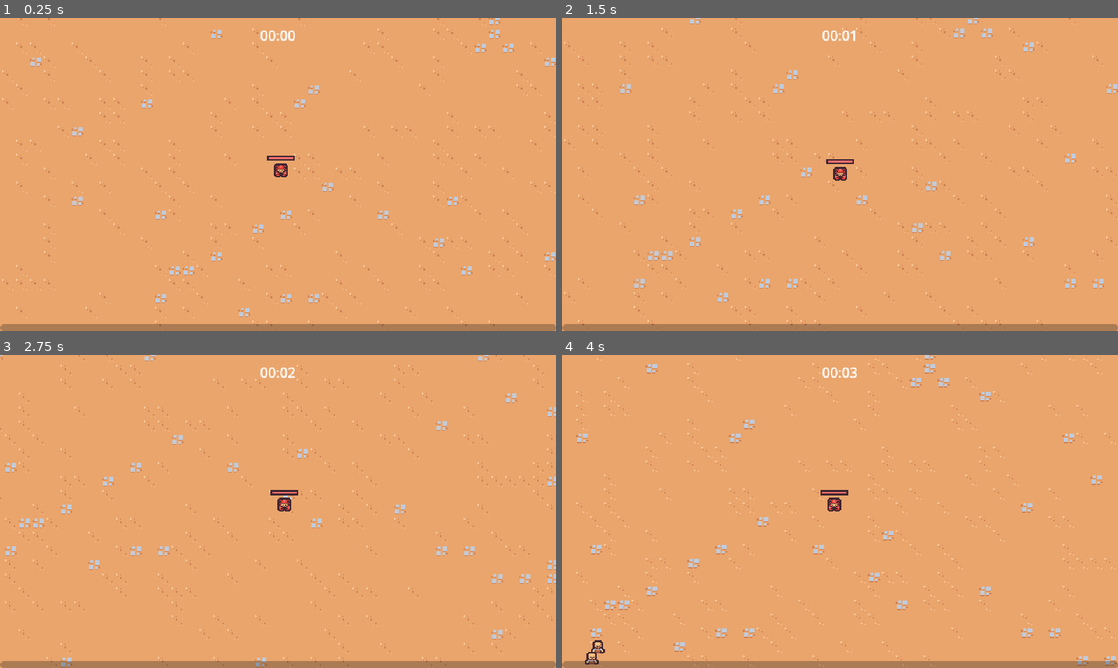
Above: before the commit, frames 1-4 (two rows, left to right).
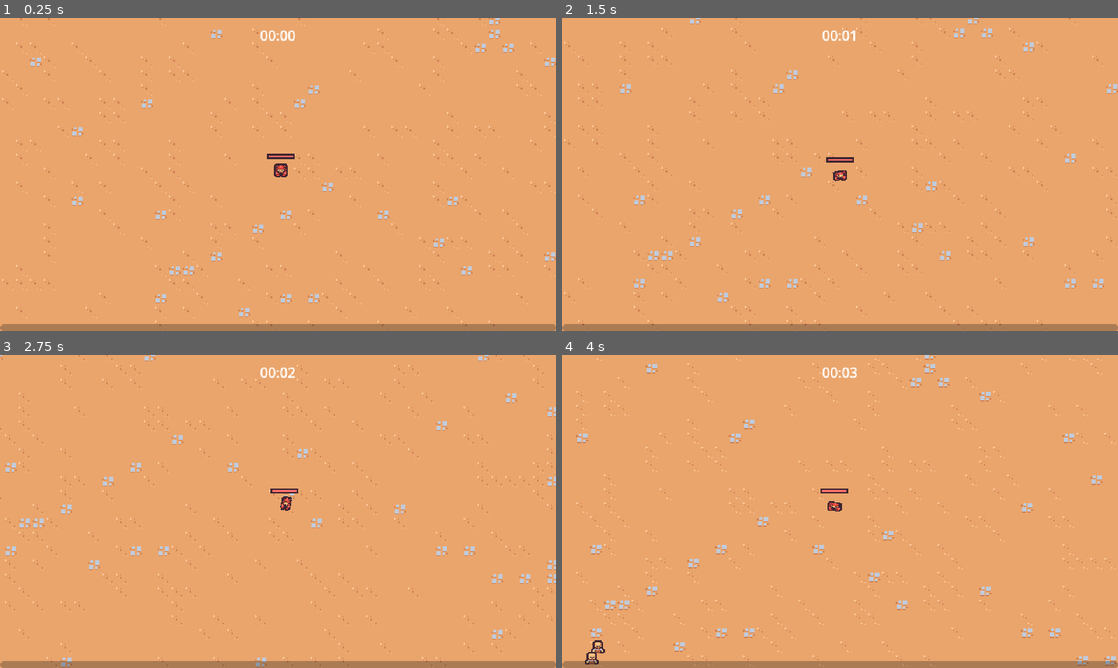
Above: after the commit, the same moments.

Repository: Dommss/2DSurvivorsCourse
Game: Godot game, scene res://scenes/main/main.tscn
Same seed, same stepped clock (60 frames per second), same inputs: the game is played once before the commit and once after it.
Inputs (mouse positions are in pixels of both pictures, inside the frame that each line leads up to):
- Up to frame 1 (0.25 s): no input
- Up to frame 2 (1.5 s): move the mouse to (962, 158) at 0.52 s; press the mouse at (962, 158) at 0.53 s; hold D (move_right) 0.53-1.28 s; move the mouse to (728, 190) at 1.27 s; release the mouse at (728, 190) at 1.28 s; hold S (move_down) from 1.28 s (still down); click (728, 190) at 1.35 s
- Up to frame 3 (2.75 s): move the mouse to (333, 442) at 2.02 s; release S (move_down) at 2.03 s; press the mouse at (333, 442) at 2.03 s; hold D (move_right) from 2.03 s (still down)
- Up to frame 4 (4 s): move the mouse to (812, 574) at 2.77 s; release D (move_right) at 2.78 s; release the mouse at (812, 574) at 2.78 s; hold W (move_up) 2.78-3.53 s; click (812, 574) at 2.85 s; move the mouse to (1006, 558) at 3.52 s; press the mouse at (1006, 558) at 3.53 s; hold A (move_left) from 3.53 s (still down)

The runs differ from the first frame. In frame 1, 0.1% of the frame differs, in the area x 48-53%, y 43-46%; in frame 2, 0.2%; in frame 3, 0.2%, in the area x 48-54%, y 42-50%; in frame 4, 0.2%.

Commit message:
player animation created

Diff:
--- a/scenes/game_object/player/player.gd
+++ b/scenes/game_object/player/player.gd
@@ -7,6 +7,8 @@
 @onready var health_component = $HealthComponent
 @onready var health_bar = $HealthBar
 @onready var abilities = $Abilities
+@onready var animation_player = $AnimationPlayer
+@onready var visuals = $Visuals
 
 var number_colliding_bodies = 0
 
@@ -26,6 +28,17 @@
 
 	velocity = velocity.lerp(target_velocity, 1 - exp(-delta * ACCELERATION_SMOOTHING))
 	move_and_slide()
+
+	if movement_vector.x != 0 || movement_vector.y != 0:
+		animation_player.play("walk")
+	else:
+		animation_player.play("RESET")
+
+	var move_sign = sign(movement_vector.x)
+	if move_sign == 0:
+		visuals.scale = Vector2.ONE
+	else:
+		visuals.scale = Vector2(move_sign, 1)
 
 func get_movement_vector():
 	var x_movement = Input.get_action_strength("move_right") - Input.get_action_strength("move_left")
--- a/scenes/game_object/player/player.tscn
+++ b/scenes/game_object/player/player.tscn
@@ -1,9 +1,95 @@
-[gd_scene load_steps=10 format=3 uid="uid://c2jkcj4oxsdw2"]
+[gd_scene load_steps=13 format=3 uid="uid://c2jkcj4oxsdw2"]
 
 [ext_resource type="Texture2D" uid="uid://bgfqfmjun7jj3" path="res://scenes/game_object/player/player.png" id="1_14a3t"]
 [ext_resource type="Script" path="res://scenes/game_object/player/player.gd" id="1_waq45"]
 [ext_resource type="PackedScene" uid="uid://7bukqqyk32d6" path="res://scenes/ability/sword_ability_controller/sword_ability_controller.tscn" id="2_8dnqx"]
 [ext_resource type="PackedScene" uid="uid://cc5ssq4mv10iw" path="res://scenes/components/health_component.tscn" id="2_lecid"]
+
+[sub_resource type="Animation" id="Animation_h37hg"]
+resource_name = "walk"
+length = 0.7
+loop_mode = 1
+tracks/0/type = "value"
+tracks/0/imported = false
+tracks/0/enabled = true
+tracks/0/path = NodePath("Visuals/Sprite2D:position")
+tracks/0/interp = 2
+tracks/0/loop_wrap = true
+tracks/0/keys = {
+"times": PackedFloat32Array(0.1, 0.2, 0.3, 0.5, 0.7),
+"transitions": PackedFloat32Array(1, 1, 1, 1, 1),
+"update": 0,
+"values": [Vector2(0, -2), Vector2(-1.2666e-08, 0), Vector2(0, 0), Vector2(0, -2), Vector2(0, 0)]
+}
+tracks/1/type = "value"
+tracks/1/imported = false
+tracks/1/enabled = true
+tracks/1/path = NodePath("Visuals/Sprite2D:rotation")
+tracks/1/interp = 2
+tracks/1/loop_wrap = true
+tracks/1/keys = {
+"times": PackedFloat32Array(0.1, 0.2, 0.3, 0.5, 0.7),
+"transitions": PackedFloat32Array(1, 0.5, 1, 1, 1),
+"update": 0,
+"values": [0.261799, 0.0, -0.261799, -0.261799, 0.0]
+}
+tracks/2/type = "value"
+tracks/2/imported = false
+tracks/2/enabled = true
+tracks/2/path = NodePath("Visuals/Sprite2D:scale")
+tracks/2/interp = 2
+tracks/2/loop_wrap = true
+tracks/2/keys = {
+"times": PackedFloat32Array(0.1, 0.3, 0.5, 0.7),
+"transitions": PackedFloat32Array(0.5, 0.5, 0.5, 0.5),
+"update": 0,
+"values": [Vector2(0.7, 1.05), Vector2(1.05, 0.7), Vector2(0.7, 1.02), Vector2(1.05, 0.7)]
+}
+
+[sub_resource type="Animation" id="Animation_lqh17"]
+length = 0.001
+tracks/0/type = "value"
+tracks/0/imported = false
+tracks/0/enabled = true
+tracks/0/path = NodePath("Visuals/Sprite2D:position")
+tracks/0/interp = 1
+tracks/0/loop_wrap = true
+tracks/0/keys = {
+"times": PackedFloat32Array(0),
+"transitions": PackedFloat32Array(1),
+"update": 0,
+"values": [Vector2(0, 0)]
+}
+tracks/1/type = "value"
+tracks/1/imported = false
+tracks/1/enabled = true
+tracks/1/path = NodePath("Visuals/Sprite2D:rotation")
+tracks/1/interp = 1
+tracks/1/loop_wrap = true
+tracks/1/keys = {
+"times": PackedFloat32Array(0),
+"transitions": PackedFloat32Array(1),
+"update": 0,
+"values": [0.0]
+}
+tracks/2/type = "value"
+tracks/2/imported = false
+tracks/2/enabled = true
+tracks/2/path = NodePath("Visuals/Sprite2D:scale")
+tracks/2/interp = 1
+tracks/2/loop_wrap = true
+tracks/2/keys = {
+"times": PackedFloat32Array(0),
+"transitions": PackedFloat32Array(1),
+"update": 0,
+"values": [Vector2(1, 1)]
+}
+
+[sub_resource type="AnimationLibrary" id="AnimationLibrary_hhkyy"]
+_data = {
+"RESET": SubResource("Animation_lqh17"),
+"walk": SubResource("Animation_h37hg")
+}
 
 [sub_resource type="StyleBoxFlat" id="StyleBoxFlat_c0hxn"]
 bg_color = Color(0.247059, 0.14902, 0.192157, 1)
@@ -30,6 +116,11 @@
 motion_mode = 1
 script = ExtResource("1_waq45")
 
+[node name="AnimationPlayer" type="AnimationPlayer" parent="."]
+libraries = {
+"": SubResource("AnimationLibrary_hhkyy")
+}
+
 [node name="HealthComponent" parent="." instance=ExtResource("2_lecid")]
 
 [node name="Abilities" type="Node" parent="."]
@@ -43,9 +134,9 @@
 [node name="HealthBar" type="ProgressBar" parent="."]
 custom_minimum_size = Vector2(32, 6)
 offset_left = -16.0
-offset_top = -25.0
+offset_top = -27.0
 offset_right = 16.0
-offset_bottom = -19.0
+offset_bottom = -21.0
 pivot_offset = Vector2(16, 3)
 theme_override_styles/background = SubResource("StyleBoxFlat_c0hxn")
 theme_override_styles/fill = SubResource("StyleBoxFlat_rbl68")
@@ -71,7 +162,9 @@
 position = Vector2(0, -8)
 shape = SubResource("CircleShape2D_413rg")
 
-[node name="Sprite2D" type="Sprite2D" parent="."]
+[node name="Visuals" type="Node2D" parent="."]
+
+[node name="Sprite2D" type="Sprite2D" parent="Visuals"]
 texture = ExtResource("1_14a3t")
 offset = Vector2(0, -8)
 
